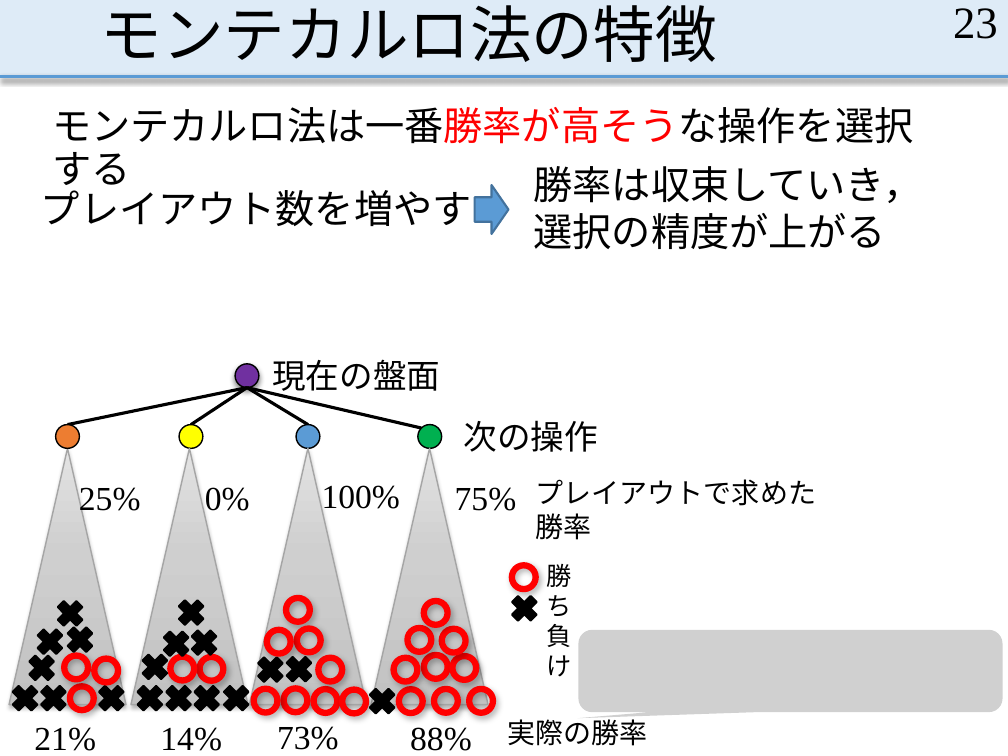
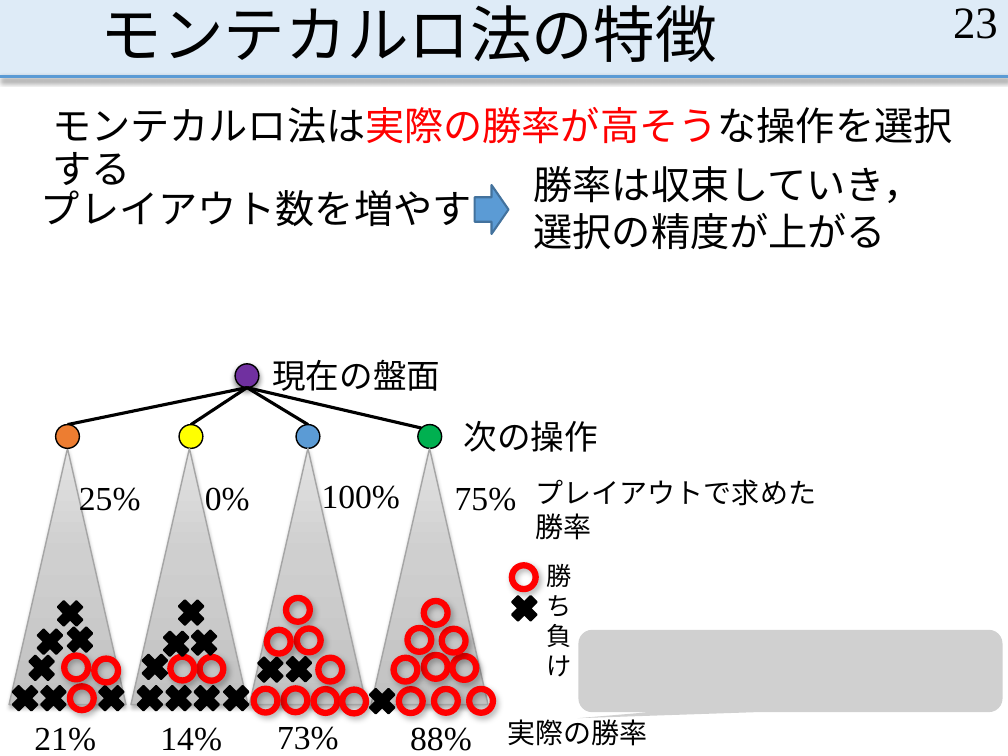
Before and after one commit to MasayaOda/SR, a slide deck: slide 23 of 中間発表1210.pptx. Drawn at 1008x756 pixels with LibreOffice and Linux fonts; fonts in the diff are those of the drawing; grey boxes stand for pictures. Boxes give left, top, right and bottom in pixels: in the first picture for what was removed or moved away, otherwise in the second. Text is boxed around its words. In the diff, an @@ line names an element or a change of style, - is before the commit and + after.

```diff
--- a/中間発表1210.pptx
+++ b/中間発表1210.pptx
@@ text at bbox=[52, 107, 952, 144]: text changed @@
-モンテカルロ法は一番勝率が高そうな操作を選択する
+モンテカルロ法は実際の勝率が高そうな操作を選択する
```
Also in this commit, not shown: 21 other slides changed, 3 slides added.
